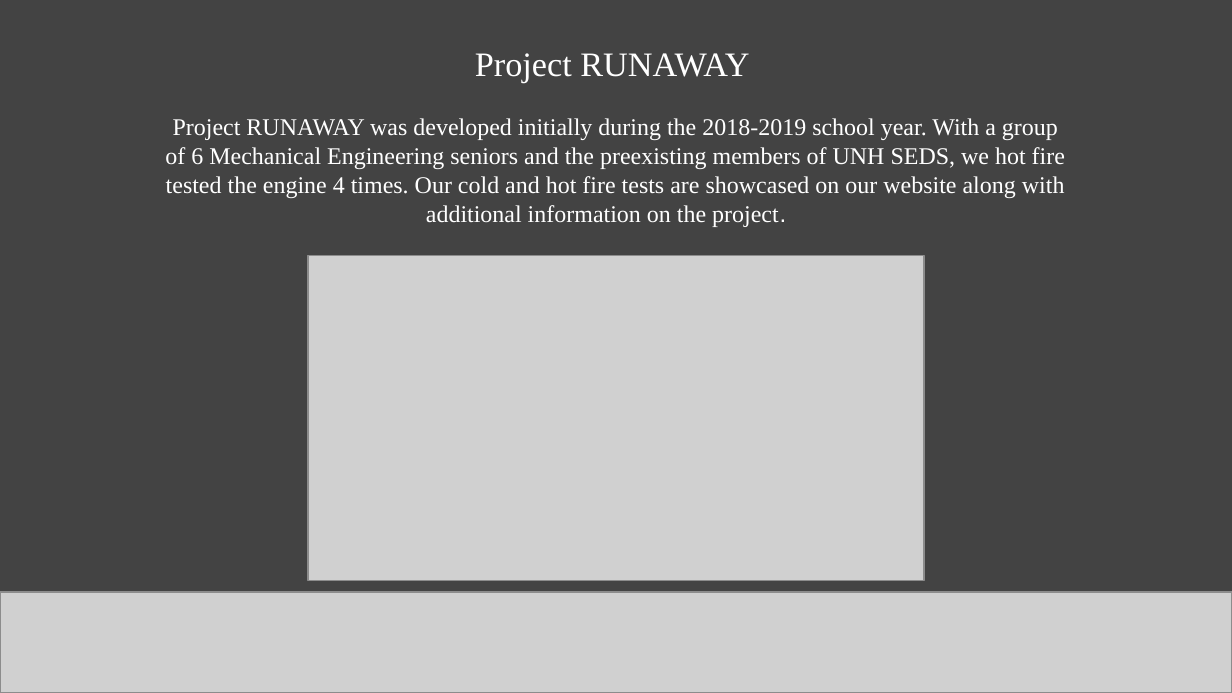
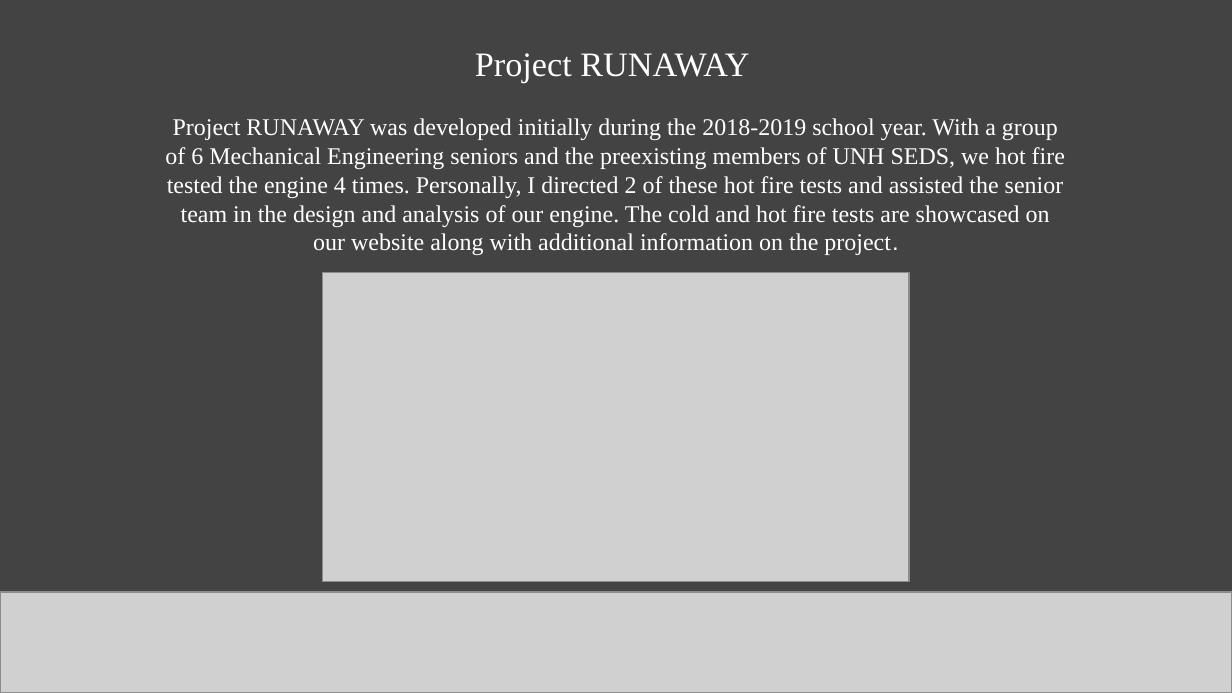
Before and after one commit to twc1001/ThomasCollins, a slide deck: slide 3 of University/UNH Fall 2019/General/MIFP/Rocket Lab Trinkets.pptx. Drawn at 1232x693 pixels with LibreOffice and Linux fonts; fonts in the diff are those of the drawing; grey boxes stand for pictures. Boxes give left, top, right and bottom in pixels: in the first picture for what was removed or moved away, otherwise in the second. Text is boxed around its words. In the diff, an @@ line names an element or a change of style, - is before the commit and + after.

```diff
--- a/University/UNH Fall 2019/General/MIFP/Rocket Lab Trinkets.pptx
+++ b/University/UNH Fall 2019/General/MIFP/Rocket Lab Trinkets.pptx
@@ text at [165,118,1065,255]: text changed @@
-Project RUNAWAY was developed initially during the 2018-2019 school year. With a group of 6 Mechanical Engineering seniors and the preexisting members of UNH SEDS, we hot fire tested the engine 4 times. Our cold and hot fire tests are showcased on our website along with additional information on the project.
+Project RUNAWAY was developed initially during the 2018-2019 school year. With a group of 6 Mechanical Engineering seniors and the preexisting members of UNH SEDS, we hot fire tested the engine 4 times. Personally, I directed 2 of these hot fire tests and assisted the senior team in the design and analysis of our engine. The cold and hot fire tests are showcased on our website along with additional information on the project.
@@ picture: place and size @@
-picture at [308,256,924,580]
+picture at [323,272,909,582]
```
Also in this commit, not shown: 3 other slides changed, 10 other files.
